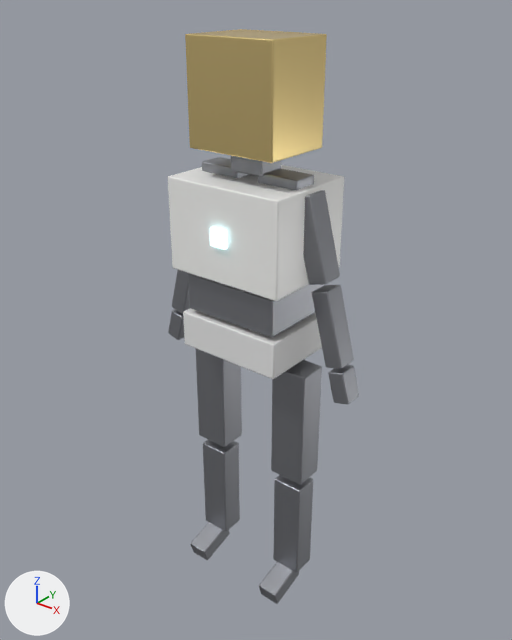
An edit to the glTF model public/models/forms/form-5.glb, drawn before and after from the same camera.
Rendered twice from a 50 mm camera at (1.215, -1.519, 1.87) aimed at (-0.014, 0.018, 0.917). Lighting does not change. The marker at lower left points along +X, +Y and +Z. The first picture is the older version. Vertices at exactly the same position are counted once.
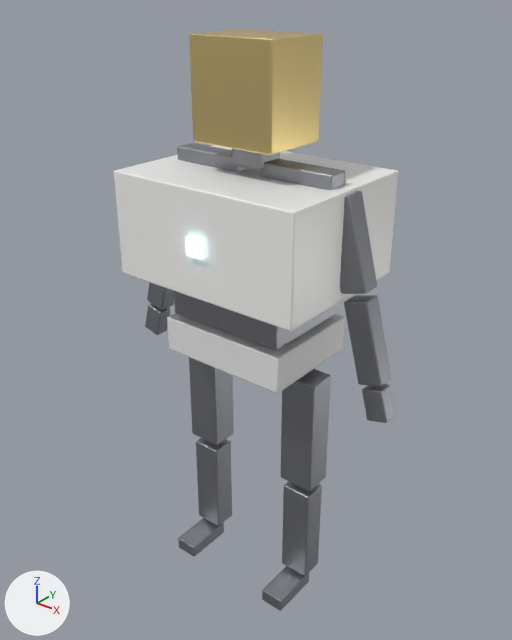
What differs and where, as boxes [x1, y1, x2, y2] in the pictures (512 x 640 px; the box of a moved part takes in the faces that stretch with it):
'Mesh_2', reshaped (31% wider)
    before: [168, 156, 359, 604]
    after: [145, 143, 395, 611]
'Mesh_0', reshaped (61% wider, 36% taller)
    before: [168, 165, 344, 301]
    after: [114, 145, 398, 331]
'Mesh_3', moved, turned, rescaled
    before: [185, 29, 327, 163]
    after: [189, 29, 323, 155]
'Mesh_4', reshaped (28% wider, 14% taller)
    before: [183, 308, 322, 379]
    after: [167, 313, 345, 394]
part 2 of me_mesh_2, moved or reshaped
    before: [312, 285, 354, 369]
    after: [344, 295, 391, 386]
part 3 of me_mesh_2, moved or reshaped
    before: [172, 270, 190, 314]
    after: [147, 282, 174, 310]
part 4 of me_mesh_2, moved or reshaped
    before: [328, 365, 359, 404]
    after: [362, 384, 395, 423]
part 5 of me_mesh_2, moved or reshaped
    before: [168, 309, 184, 340]
    after: [145, 303, 171, 335]
part 6 of me_mesh_2, moved or reshaped
    before: [231, 156, 281, 177]
    after: [232, 149, 280, 170]
part 7 of me_mesh_2, moved or reshaped
    before: [273, 475, 313, 573]
    after: [282, 481, 322, 576]
part 8 of me_mesh_2, moved or reshaped
    before: [203, 439, 240, 532]
    after: [196, 438, 232, 526]
part 9 of me_mesh_2, moved or reshaped
    before: [271, 360, 322, 485]
    after: [281, 369, 331, 491]
part 10 of me_mesh_2, moved or reshaped
    before: [196, 349, 242, 447]
    after: [189, 357, 234, 445]
part 11 of me_mesh_2, moved or reshaped
    before: [303, 190, 340, 285]
    after: [340, 191, 377, 294]
part 12 of me_mesh_2, moved or reshaped
    before: [202, 157, 314, 190]
    after: [177, 143, 346, 190]
part 13 of me_mesh_2, moved or reshaped
    before: [259, 562, 299, 604]
    after: [262, 566, 309, 611]
part 14 of me_mesh_2, moved or reshaped
    before: [190, 522, 230, 560]
    after: [178, 518, 224, 557]
part 15 of me_mesh_2, moved or reshaped
    before: [188, 273, 323, 337]
    after: [174, 291, 337, 350]

The change, as a list of edits to the scene's bpy script:
```text
Change me_mesh_0:
    remove me_mesh_0.from_pydata(...)  # 60 vertices, 116 faces; spans x -0.192..0.193, y -0.154..0.154, z 1.097..1.37
    add me_mesh_0.from_pydata(...)  # 60 vertices, 116 faces; spans x -0.308..0.308, y -0.246..0.246, z 1.081..1.386
    me_mesh_0 part 1: 60 of 60 vertices moved; they spanned x -0.192..0.193, y -0.154..0.154, z 1.097..1.37 and now span x -0.308..0.308, y -0.246..0.246, z 1.081..1.386; mean shift (0.0, 0.0, 0.001)
Change me_mesh_2:
    remove me_mesh_2.from_pydata(...)  # 1128 vertices, 2192 faces; spans x -0.356..0.356, y -0.14..0.126, z -0.024..1.431
    add me_mesh_2.from_pydata(...)  # 1128 vertices, 2192 faces; spans x -0.477..0.477, y -0.161..0.154, z 0.001..1.449
    me_mesh_2 part 2: the loose piece of 76 vertices spanning x 0.22..0.33, y -0.034..0.034, z 0.876..1.106 is multiplied about its middle by the matrix ((0.072, -1.033, -0.269), (1.033, 0.0, 0.278), (-0.269, -0.278, 0.998)), then moved by (0.112, 0.0, -0.008)
    me_mesh_2 part 3: the loose piece of 76 vertices spanning x -0.33..-0.22, y -0.034..0.034, z 0.876..1.106 is multiplied about its middle by the matrix ((0.072, 1.033, 0.269), (-1.033, 0.0, 0.278), (0.269, -0.278, 0.998)), then moved by (-0.112, 0.0, -0.008)
    me_mesh_2 part 4: the loose piece of 80 vertices spanning x 0.285..0.356, y -0.032..0.031, z 0.77..0.874 is multiplied about its middle by the matrix ((0.067, -0.966, -0.251), (0.966, 0.0, 0.26), (-0.251, -0.26, 0.933)), then moved by (0.114, 0.0, -0.016)
    me_mesh_2 part 5: the loose piece of 80 vertices spanning x -0.356..-0.285, y -0.032..0.031, z 0.77..0.874 is multiplied about its middle by the matrix ((0.068, 0.966, 0.251), (-0.966, 0.0, 0.26), (0.251, -0.26, 0.932)), then moved by (-0.114, 0.0, -0.016)
    me_mesh_2 part 6: the loose piece of 60 vertices spanning x -0.055..0.055, y -0.044..0.044, z 1.385..1.431 is scaled about its middle by (-0.941, -0.941, 1), then moved by (0.0, 0.0, 0.017)
    me_mesh_2 part 7: the loose piece of 60 vertices spanning x 0.107..0.208, y -0.04..0.04, z 0.059..0.405 is scaled about its middle by (0.978, 0.978, 0.962), then moved by (0.035, 0.0, -0.002)
    me_mesh_2 part 8: the loose piece of 60 vertices spanning x -0.208..-0.107, y -0.04..0.04, z 0.059..0.405 is scaled about its middle by (0.978, 0.978, 0.962), then moved by (-0.035, 0.0, -0.002)
    me_mesh_2 part 9: the loose piece of 60 vertices spanning x 0.099..0.216, y -0.047..0.047, z 0.438..0.823 is scaled about its middle by 0.978, then moved by (0.035, 0.0, -0.013)
    me_mesh_2 part 10: the loose piece of 60 vertices spanning x -0.216..-0.099, y -0.047..0.047, z 0.438..0.823 is scaled about its middle by 0.978, then moved by (-0.035, 0.0, -0.013)
    me_mesh_2 part 11: the loose piece of 76 vertices spanning x 0.15..0.268, y -0.037..0.037, z 1.113..1.359 is multiplied about its middle by the matrix ((0.072, -1.033, -0.269), (1.033, 0.0, 0.278), (-0.269, -0.278, 0.998)), then moved by (0.107, 0.0, 0.009)
    me_mesh_2 part 12: 152 of 1128 vertices moved; they spanned x -0.168..0.167, y -0.039..0.039, z 1.331..1.394 and now span x -0.268..0.268, y -0.034..0.034, z 1.338..1.422; mean shift (0.0, 0.0, 0.018); largest move (-0.165, -0.038, 1.332) -> (-0.266, -0.032, 1.421)
    me_mesh_2 part 13: 76 of 1128 vertices moved; they spanned x 0.122..0.193, y -0.14..0.001, z -0.024..0.066 and now span x 0.153..0.232, y -0.161..0.003, z 0.001..0.047; mean shift (0.035, 0.007, 0.014); largest move (0.188, 0.001, 0.014) -> (0.228, -0.16, 0.002)
    me_mesh_2 part 14: 76 of 1128 vertices moved; they spanned x -0.192..-0.122, y -0.14..0.001, z -0.024..0.066 and now span x -0.232..-0.153, y -0.161..0.003, z 0.001..0.047; mean shift (-0.035, 0.007, 0.014); largest move (-0.188, 0.001, 0.014) -> (-0.228, -0.16, 0.002)
    me_mesh_2 part 15: 60 of 1128 vertices moved; they spanned x -0.158..0.157, y -0.126..0.126, z 0.967..1.079 and now span x -0.192..0.192, y -0.154..0.154, z 0.95..1.062; mean shift (0.0, 0.0, -0.017); largest move (-0.156, 0.125, 0.971) -> (0.191, -0.153, 0.954)
    other edits to the shape of me_mesh_2 do not show in these pictures
Change me_mesh_3:
    remove me_mesh_3.from_pydata(...)  # 60 vertices, 116 faces; spans x -0.142..0.142, y -0.113..0.113, z 1.448..1.737
    add me_mesh_3.from_pydata(...)  # 60 vertices, 116 faces; spans x -0.134..0.134, y -0.107..0.107, z 1.464..1.738
    me_mesh_3 part 16: the whole mesh is turned 180 degrees about the z axis through its middle and scaled by 0.943, then moved by (0.0, 0.0, 0.009)
Change me_mesh_4:
    remove me_mesh_4.from_pydata(...)  # 60 vertices, 116 faces; spans x -0.173..0.173, y -0.139..0.139, z 0.845..0.957
    add me_mesh_4.from_pydata(...)  # 60 vertices, 116 faces; spans x -0.212..0.212, y -0.169..0.169, z 0.827..0.939
    me_mesh_4 part 17: 60 of 60 vertices moved; they spanned x -0.173..0.173, y -0.139..0.139, z 0.845..0.957 and now span x -0.212..0.212, y -0.169..0.169, z 0.827..0.939; mean shift (0.0, 0.0, -0.017)
```
